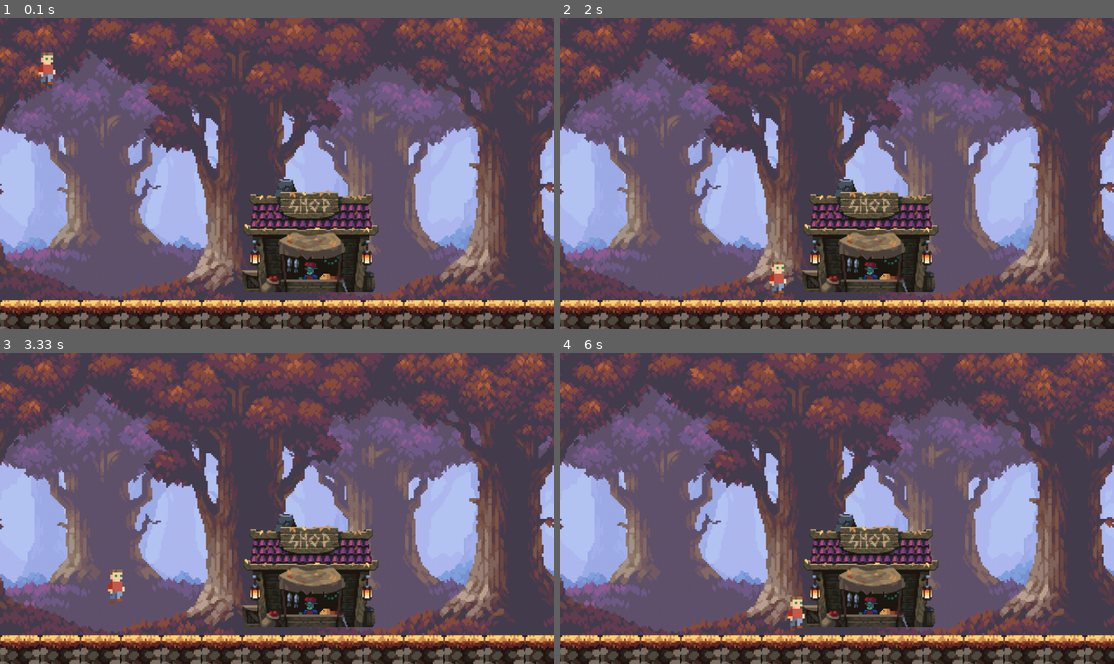
Above: before the commit, frames 1-4 (two rows, left to right).
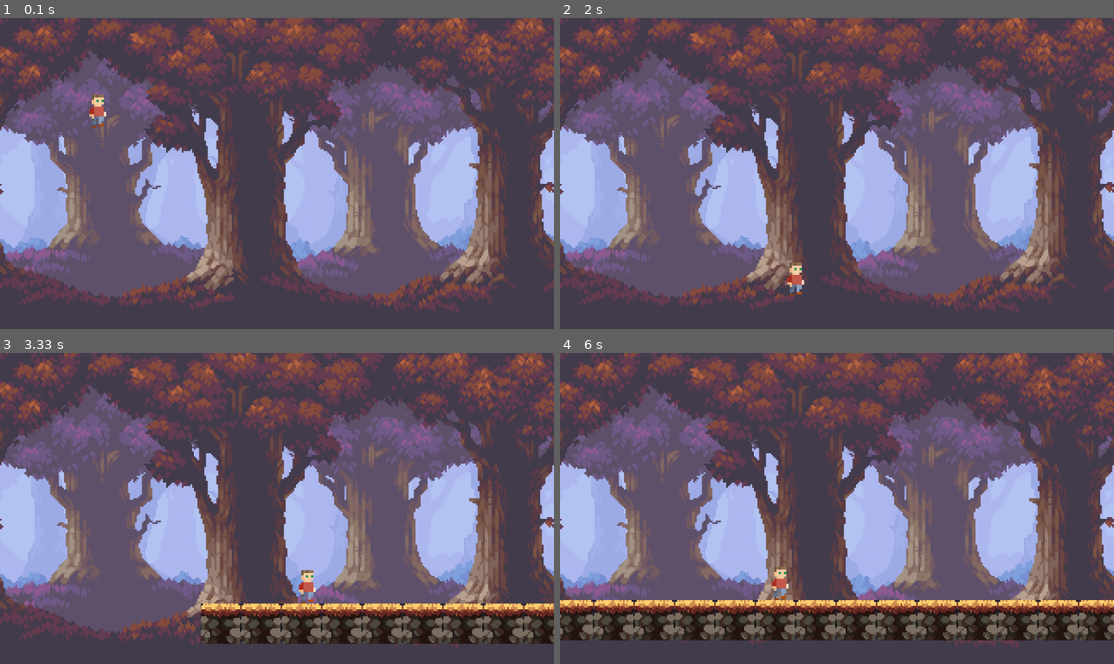
Above: after the commit, the same moments.

Repository: fabianwgl/pygame-tryouts
Game: pygame game, started from basics.py
Same seed, same stepped clock (60 frames per second), same inputs: the game is played once before the commit and once after it.
Inputs:
- Up to frame 1 (0.1 s): no input
- Up to frame 2 (2 s): hold Right 0.33-0.8 s; hold Up 0.83-1.13 s; hold Right 1.17-1.63 s; hold Left from 1.67 s (still down)
- Up to frame 3 (3.33 s): release Left at 2.2 s; hold Left 2.23-2.63 s; hold Up 2.67-3.03 s; hold Right from 3.07 s (still down)
- Up to frame 4 (6 s): release Right at 3.7 s; hold Left 3.73-4.2 s; hold Right 4.23-4.7 s; hold Up 4.73-5.03 s; hold Right 5.07-5.53 s; hold Left from 5.57 s (still down)

The runs differ from the first frame. In frame 1, 15% of the frame differs, in the area x 0-100%, y 11-100%; in frame 2, 15%; in frame 3, 19%; in frame 4, 23%, in the area x 0-100%, y 51-100%.

Commit message:
added map as txt file and map scroll with player movement

Diff:
--- a/basics.py
+++ b/basics.py
@@ -20,16 +20,17 @@
 bg2_image = pygame.image.load('background_layer_2.png')
 bg3_image = pygame.image.load('background_layer_3.png')
 
-#   matrix for displaying tiles
-game_map = [['0','0','0','0','0','0','0','0','0','0'],
-            ['0','0','0','0','0','0','0','0','0','0'],
-            ['0','0','0','0','0','0','0','0','0','0'],
-            ['0','0','0','0','0','0','0','0','0','0'],
-            ['0','0','0','0','0','0','2','0','0','0'],
-            ['0','0','0','0','0','0','0','0','0','0'],
-            ['0','0','0','0','0','0','0','0','0','0'],
-            ['1','1','1','1','1','1','1','1','1','1','1','1','1','1',]]
+def load_map(path):
+    f = open(path+".txt", "r")
+    data = f.read()
+    f.close()
+    data = data.split('\n')
+    game_map = []
+    for row in data:
+        game_map.append(list(row))
+    return game_map
 
+game_map = load_map('map')
 
 def collision_test(rect, tiles):
     hit_list = []
@@ -68,7 +69,10 @@
 
 player_location = [50, 50]
 player_y_momentum = 0
-velocity = 0.2
+player_is_jumping = False
+velocity = 0.17
+
+true_scroll = [0,0]
 
 TILE_SIZE = ground_image.get_width()
 
@@ -90,20 +94,28 @@
     # paint background
     display.fill((146,244,255))
 
+    true_scroll[0] += (player_rect.x-true_scroll[0]-450)/20
+    true_scroll[1] += (player_rect.y-true_scroll[1]-350)/20
+
+    scroll = true_scroll.copy()
+    scroll[0] = int(scroll[0])
+    scroll[1] = int(scroll[1])
+
     display.blit(image, (0, 0))
     display.blit(image2, (0, 0))
     display.blit(image3, (0, 0))
 
     tile_rects = []
 
+    #   display tiles and things and
     y = 0
     for row in game_map:
         x = 0
         for tile in row:
             if tile == '1':
-                display.blit(ground_image, (x * TILE_SIZE, y * TILE_SIZE))
+                display.blit(ground_image, (x * TILE_SIZE-scroll[0], y * TILE_SIZE-scroll[1]))
             if tile == '2':
-                display.blit(shopp, (x * TILE_SIZE, y * TILE_SIZE))
+                display.blit(shopp, (x * TILE_SIZE-scroll[0], y * TILE_SIZE-scroll[1]))
             if tile not in ['0', '2']:
                 tile_rects.append(pygame.Rect(x * TILE_SIZE, y * TILE_SIZE, TILE_SIZE, TILE_SIZE))
             x += 1
@@ -125,10 +137,11 @@
 
     player_rect, collisions = move(player_rect, player_movement, tile_rects)
     if collisions['bottom']:
+        player_is_jumping = False
         player_y_momentum = 0
 
     #   draw player sprite
-    display.blit(player_image, (player_rect.x, player_rect.y))
+    display.blit(player_image, (player_rect.x-scroll[0], player_rect.y-scroll[1]))
 
 
     #   event handler
@@ -142,7 +155,8 @@
                 moving_right = True
             if event.key == K_LEFT:
                 moving_left = True
-            if event.key == K_UP:
+            if event.key == K_UP and not player_is_jumping:
+                player_is_jumping = True
                 player_y_momentum = -5
         if event.type == KEYUP:
             if event.key == K_RIGHT:
--- /dev/null
+++ b/map.txt
@@ -0,0 +1,12 @@
+000000000000000000000000000000
+000000000000000000000000000000
+000000000000000000000000000000
+000000000000000000000000000000
+000000000000000000000000000000
+000000000000000000000000000000
+000000000000000000000000000000
+000000000000000000000000000000
+000000000000000000000000000000
+000000000000000000000000000000
+000000000000000000000000000000
+111111111111111111111111111111111111111111111111111111111111
Binary file changed: player-1.png
